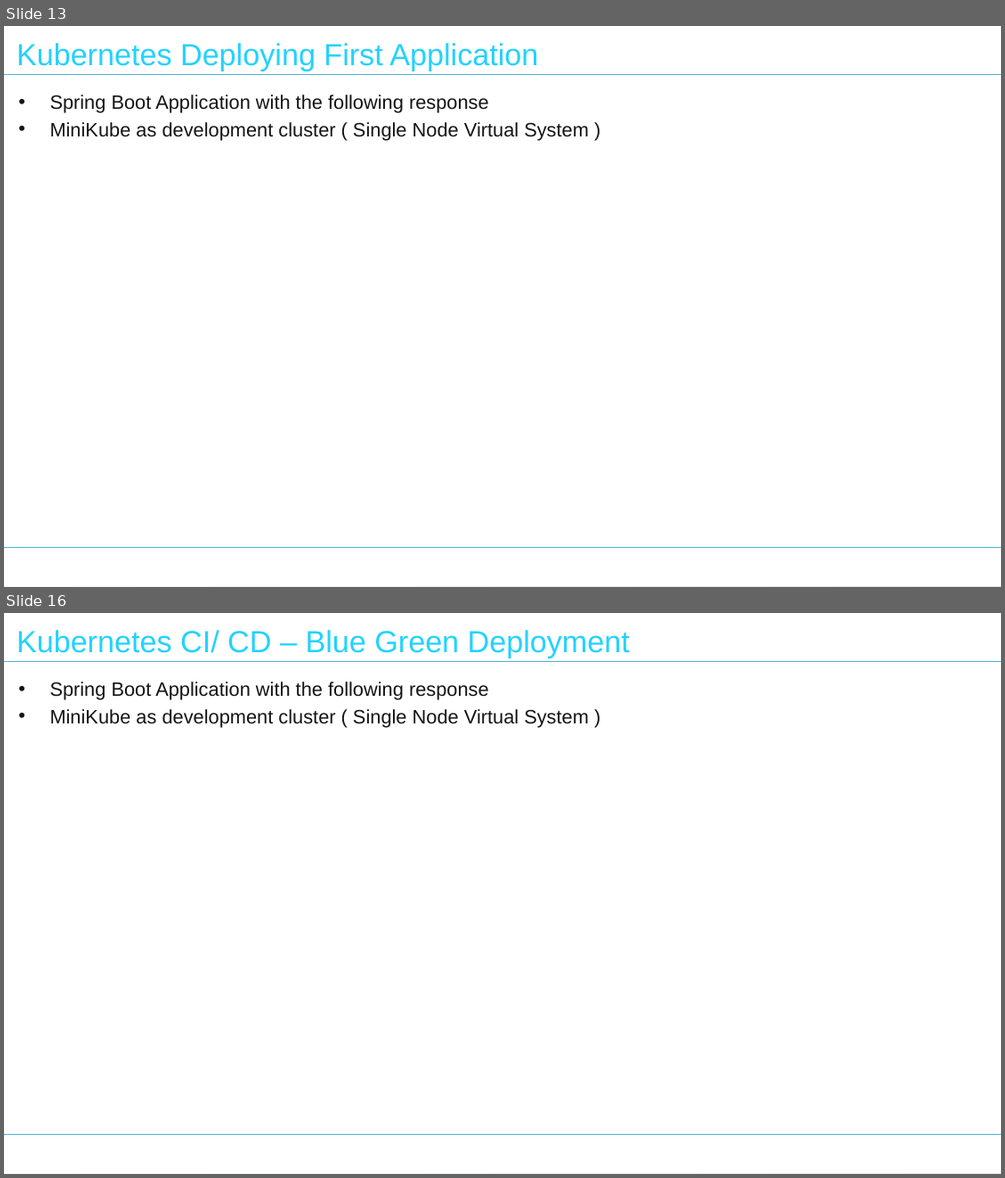
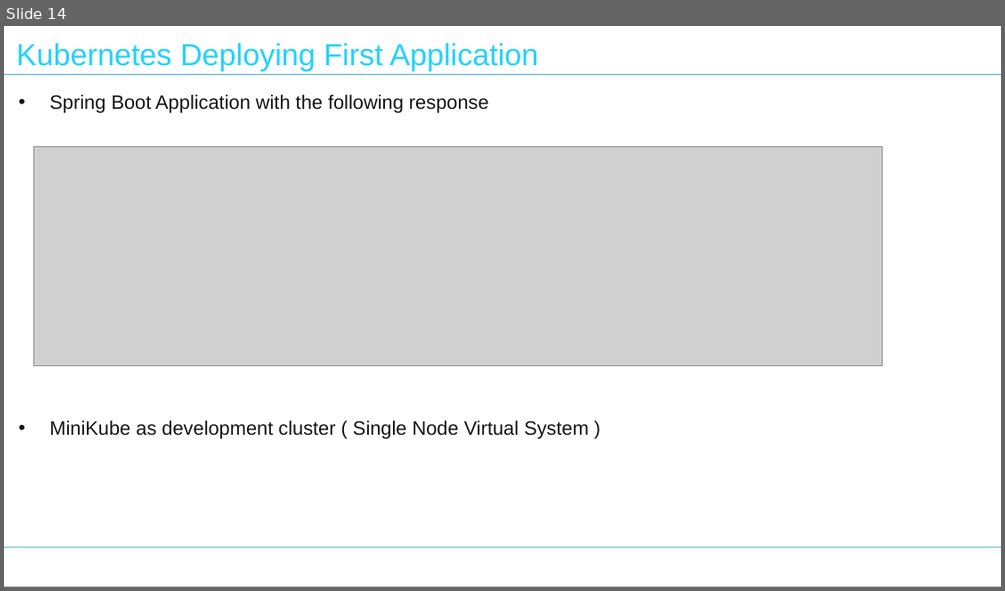
Before and after one commit to nilaybose/minikubedemo, a slide deck: docs/Tech Talk - Kubernetes.pptx. Shown one above the other, each under a label of ours: slides 13 and 16 before the commit, slide 14 after it; the slides between them are not shown. The pictures are 1005x1178 and 1005x591 pixels, drawn with LibreOffice and Linux fonts; fonts in the diff are those of the drawing; grey boxes stand for pictures. Boxes give left, top, right and bottom in pixels: in the first picture for what was removed or moved away, otherwise in the second. Text is boxed around its words. In the diff, an @@ line names an element or a change of style, - is before the commit and + after.

```diff
--- a/docs/Tech Talk - Kubernetes.pptx
+++ b/docs/Tech Talk - Kubernetes.pptx
@@ slide 16 removed at (4, 613, 1001, 1174), background gradient #C4C4C4 to #C9C9C9 to #F2F2F2; not listed: 3 template elements that a slide beside it also shows @@
@@ title removed at (16, 630, 630, 657) @@
-Kubernetes CI/ CD – Blue Green Deployment
@@ text removed at (50, 682, 589, 727) @@
-• Spring Boot Application with the following response
-• MiniKube as development cluster ( Single Node Virtual System )
@@ what was slide 13 is now slide 14 @@
@@ slide 14 changed as well @@
@@ background gradient #C4C4C4 to #C9C9C9 to #F2F2F2 to #FFFFFF @@
@@ rectangle at (4, 26, 1001, 586): shadow on @@
@@ text "Spring Boot Application with the ..." rewrapped from (50, 95, 589, 140) to (49, 95, 589, 439) @@
@@ picture added at (34, 147, 882, 366) @@
@@ line (4, 547) - (1001, 547): stroke #50B3CF 0.75 pt to #50B3CF 0.74 pt @@
```
Also in this commit, not shown: 17 other slides changed, 8 slides added, 1 other slide removed.
